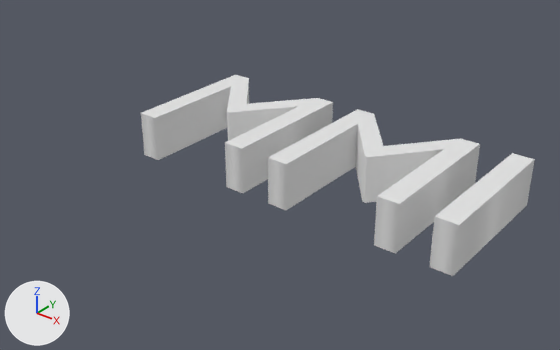
The Blender file public/3D/mmi.blend, before and after one commit.
Before and after are seen from a 50 mm camera at (7.99, -7.31, 4.97) aimed at (2.26, -0.11, 0.24). The axes (+X, +Y, +Z) are drawn at lower left. The lights are the same throughout. Text is drawn in Blender's own font.

The first picture shows 'MMI'.
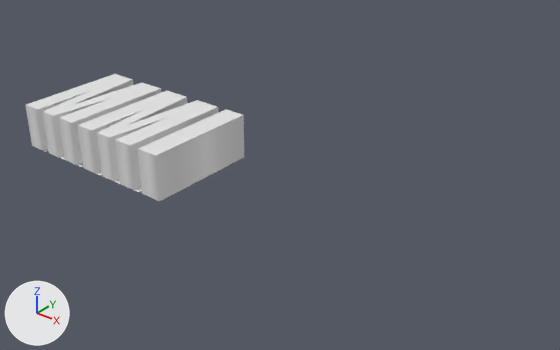
What the commit changed:
Mesh me_mmi is new.
It has 150 vertices, 102 faces and spans x -0.443..0.473, y -0.279..0.287, z -0.111..0.11.
Object 'MMI' (ob_mmi) now shows me_mmi instead of txt_mmi.

Changed parts and their boxes (x1, y1, x2, y2) in the pictures (560 x 350 px):
'MMI', reshaped (45% narrower, 37% shorter)
    before: (141, 75, 535, 276)
    after: (26, 74, 244, 201)
